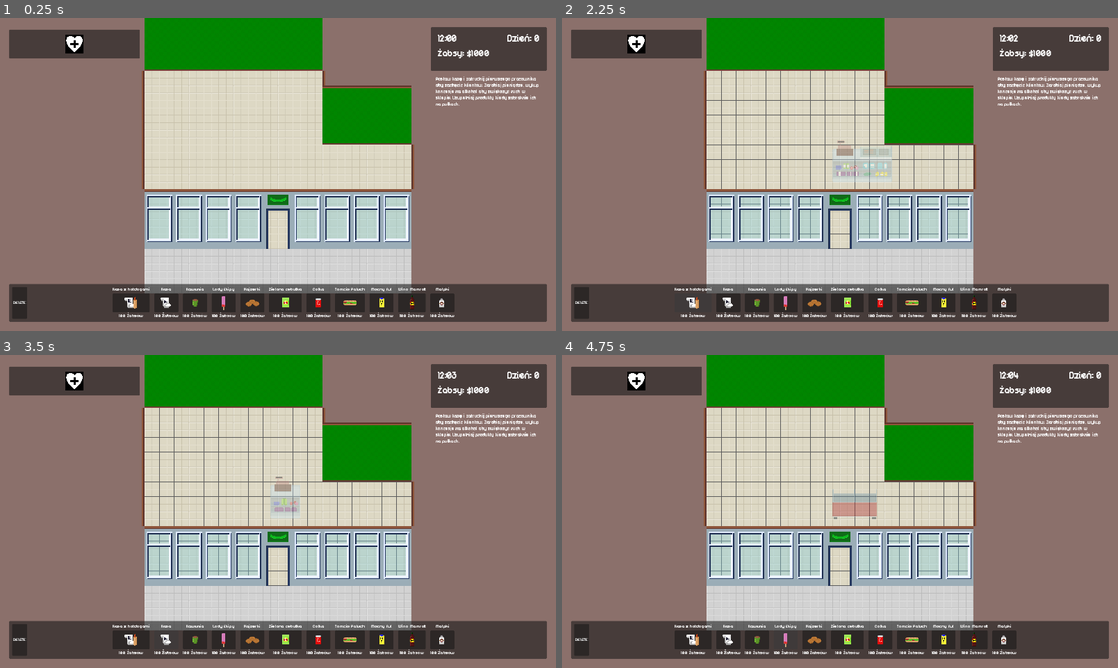
Above: before the commit, frames 1-4 (two rows, left to right).
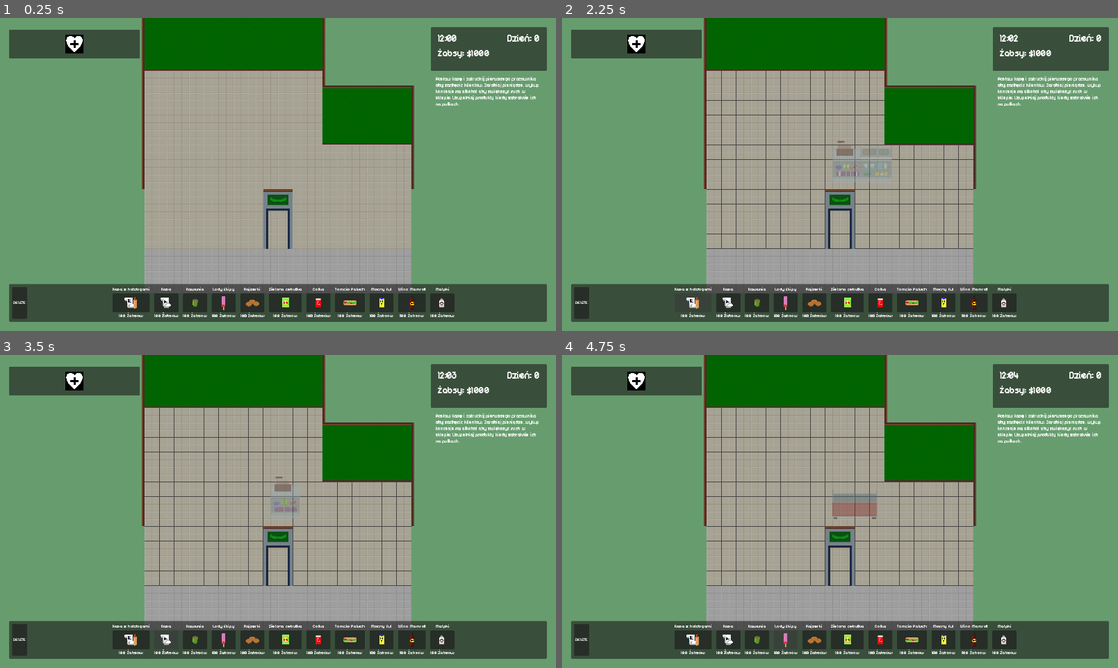
Above: after the commit, the same moments.

Repository: baransu/krakjam2024
Game: Godot game, scene res://game.tscn
The game is run twice, just before and just after one commit, with the same random seed, the same clock (stepped at 60 frames per second) and the same inputs.
Inputs (mouse positions are in pixels of both pictures, inside the frame that each line leads up to):
- Up to frame 1 (0.25 s): no input
- Up to frame 2 (2.25 s): click (634, 43) at 0.5 s; click (695, 39) at 1.25 s; click (695, 302) at 2 s
- Up to frame 3 (3.5 s): click (166, 639) at 2.75 s
- Up to frame 4 (4.75 s): click (756, 639) at 3.5 s; click (784, 639) at 4.25 s

The runs differ from the first frame. In frame 1, 83% of the frame differs, in the area x 0-100%, y 0-100%; in frame 2, 82%; in frame 3, 82%; in frame 4, 82%.

Commit message:
feat: basic lightning

Diff:
--- a/customer.gd
+++ b/customer.gd
@@ -29,6 +29,8 @@
 	change_state(State.PRODUCT)
 	find_target(target_type, false)
 	sprite.texture = textures[randi() % textures.size()]
+	var night = "#3c5f47"
+	var day = "#89d092"
 
 
 func random_product() -> void:
--- a/level.tscn
+++ b/level.tscn
@@ -1,8 +1,7 @@
-[gd_scene load_steps=15 format=3 uid="uid://smbgof2hawru"]
+[gd_scene load_steps=60 format=3 uid="uid://smbgof2hawru"]
 
 [ext_resource type="Script" path="res://builder.gd" id="1_hqa1e"]
 [ext_resource type="Texture2D" uid="uid://bvxtthfn17gpf" path="res://art/Sprite-0004.png" id="1_nqllq"]
-[ext_resource type="Texture2D" uid="uid://klvwei88mak0" path="res://art/Sprite-0005-2.png" id="2_7ut7r"]
 [ext_resource type="Texture2D" uid="uid://d0fybtfkbjbbn" path="res://art/Grupa 12.png" id="2_y4v5x"]
 [ext_resource type="Texture2D" uid="uid://bw1vcpvu5fomm" path="res://art/Sprite-0005-3.png" id="3_ql6n0"]
 [ext_resource type="Script" path="res://customer_spawn.gd" id="6_xh5gs"]
@@ -11,8 +10,139 @@
 [ext_resource type="PackedScene" uid="uid://c1vhiidpbpuyc" path="res://staff.tscn" id="9_r2drp"]
 [ext_resource type="Texture2D" uid="uid://senu8r2geirw" path="res://art/2.png" id="10_w8en8"]
 [ext_resource type="Texture2D" uid="uid://buetvheikikwj" path="res://art/1.png" id="11_wcxx2"]
+[ext_resource type="Texture2D" uid="uid://bvdmm4upy0qko" path="res://art/kenney_particle-pack/PNG (Transparent)/circle_05.png" id="12_2dc0e"]
 [ext_resource type="Texture2D" uid="uid://dggtwndc8dcal" path="res://art/Sprite-0004-2.png" id="12_a3gdg"]
 [ext_resource type="Texture2D" uid="uid://37xetqlbyp0u" path="res://art/grid.png" id="13_dyp46"]
+[ext_resource type="PackedScene" uid="uid://dvio7aaw5oatx" path="res://front_wall.tscn" id="14_mta1c"]
+
+[sub_resource type="OccluderPolygon2D" id="OccluderPolygon2D_r4jd7"]
+polygon = PackedVector2Array(32, 32, 16, 32, 16, -32, 32, -32)
+
+[sub_resource type="OccluderPolygon2D" id="OccluderPolygon2D_efon7"]
+polygon = PackedVector2Array(-16, 32, -32, 32, -32, -32, -16, -32)
+
+[sub_resource type="OccluderPolygon2D" id="OccluderPolygon2D_wrgfd"]
+polygon = PackedVector2Array(32, 32, 16, 32, 16, -32, 32, -32)
+
+[sub_resource type="OccluderPolygon2D" id="OccluderPolygon2D_obxkb"]
+polygon = PackedVector2Array(32, 32, 16, 32, 16, -32, 32, -32)
+
+[sub_resource type="OccluderPolygon2D" id="OccluderPolygon2D_ffu2c"]
+polygon = PackedVector2Array(32, 32, 16, 32, 16, -32, 32, -32)
+
+[sub_resource type="OccluderPolygon2D" id="OccluderPolygon2D_mbj15"]
+polygon = PackedVector2Array(32, 32, 16, 32, 16, -32, 32, -32)
+
+[sub_resource type="OccluderPolygon2D" id="OccluderPolygon2D_q2580"]
+polygon = PackedVector2Array(32, 32, 16, 32, 16, -32, 32, -32)
+
+[sub_resource type="OccluderPolygon2D" id="OccluderPolygon2D_tsdhy"]
+polygon = PackedVector2Array(32, 32, 16, 32, 16, -32, 32, -32)
+
+[sub_resource type="OccluderPolygon2D" id="OccluderPolygon2D_tnaik"]
+polygon = PackedVector2Array(32, 32, 16, 32, 16, -32, 32, -32)
+
+[sub_resource type="OccluderPolygon2D" id="OccluderPolygon2D_c8ffl"]
+polygon = PackedVector2Array(-16, 32, -32, 32, -32, -32, -16, -32)
+
+[sub_resource type="OccluderPolygon2D" id="OccluderPolygon2D_g8h4t"]
+polygon = PackedVector2Array(-16, 32, -32, 32, -32, -32, -16, -32)
+
+[sub_resource type="OccluderPolygon2D" id="OccluderPolygon2D_skeuo"]
+polygon = PackedVector2Array(-16, 32, -32, 32, -32, -32, -16, -32)
+
+[sub_resource type="OccluderPolygon2D" id="OccluderPolygon2D_uee2o"]
+polygon = PackedVector2Array(-16, 32, -32, 32, -32, -32, -16, -32)
+
+[sub_resource type="OccluderPolygon2D" id="OccluderPolygon2D_hbi8i"]
+polygon = PackedVector2Array(-16, 32, -32, 32, -32, -32, -16, -32)
+
+[sub_resource type="OccluderPolygon2D" id="OccluderPolygon2D_pmw6n"]
+polygon = PackedVector2Array(-16, 32, -32, 32, -32, -32, -16, -32)
+
+[sub_resource type="OccluderPolygon2D" id="OccluderPolygon2D_86y6j"]
+polygon = PackedVector2Array(-16, 32, -32, 32, -32, -32, -16, -32)
+
+[sub_resource type="OccluderPolygon2D" id="OccluderPolygon2D_d8s66"]
+polygon = PackedVector2Array(-16, 32, -32, 32, -32, -32, -16, -32)
+
+[sub_resource type="OccluderPolygon2D" id="OccluderPolygon2D_sjy2b"]
+polygon = PackedVector2Array(-16, 32, -32, 32, -32, -32, -16, -32)
+
+[sub_resource type="OccluderPolygon2D" id="OccluderPolygon2D_ns6tg"]
+polygon = PackedVector2Array(-16, 32, -32, 32, -32, -32, -16, -32)
+
+[sub_resource type="OccluderPolygon2D" id="OccluderPolygon2D_r35en"]
+polygon = PackedVector2Array(-16, 32, -32, 32, -32, -32, -16, -32)
+
+[sub_resource type="OccluderPolygon2D" id="OccluderPolygon2D_m3jyl"]
+polygon = PackedVector2Array(-16, 32, -32, 32, -32, -32, -16, -32)
+
+[sub_resource type="OccluderPolygon2D" id="OccluderPolygon2D_onxfe"]
+polygon = PackedVector2Array(-16, 32, -32, 32, -32, -32, -16, -32)
+
+[sub_resource type="OccluderPolygon2D" id="OccluderPolygon2D_aqywk"]
+polygon = PackedVector2Array(-16, 32, -32, 32, -32, -32, -16, -32)
+
+[sub_resource type="OccluderPolygon2D" id="OccluderPolygon2D_0c7at"]
+polygon = PackedVector2Array(-16, 32, -32, 32, -32, -32, -16, -32)
+
+[sub_resource type="OccluderPolygon2D" id="OccluderPolygon2D_p3qxg"]
+polygon = PackedVector2Array(-16, 32, -32, 32, -32, -32, -16, -32)
+
+[sub_resource type="OccluderPolygon2D" id="OccluderPolygon2D_0c2gy"]
+polygon = PackedVector2Array(-16, 32, -32, 32, -32, -32, -16, -32)
+
+[sub_resource type="OccluderPolygon2D" id="OccluderPolygon2D_x6d2n"]
+polygon = PackedVector2Array(-16, 32, -32, 32, -32, -32, -16, -32)
+
+[sub_resource type="OccluderPolygon2D" id="OccluderPolygon2D_wcwn3"]
+polygon = PackedVector2Array(-16, 32, -32, 32, -32, -32, -16, -32)
+
+[sub_resource type="OccluderPolygon2D" id="OccluderPolygon2D_w7wbj"]
+polygon = PackedVector2Array(-16, 32, -32, 32, -32, -32, -16, -32)
+
+[sub_resource type="OccluderPolygon2D" id="OccluderPolygon2D_a7ku6"]
+polygon = PackedVector2Array(-16, 32, -32, 32, -32, -32, -16, -32)
+
+[sub_resource type="OccluderPolygon2D" id="OccluderPolygon2D_yuguw"]
+polygon = PackedVector2Array(-16, 32, -32, 32, -32, -32, -16, -32)
+
+[sub_resource type="OccluderPolygon2D" id="OccluderPolygon2D_vqkr5"]
+polygon = PackedVector2Array(-16, 32, -32, 32, -32, -32, -16, -32)
+
+[sub_resource type="OccluderPolygon2D" id="OccluderPolygon2D_hla8d"]
+polygon = PackedVector2Array(-16, 32, -32, 32, -32, -32, -16, -32)
+
+[sub_resource type="OccluderPolygon2D" id="OccluderPolygon2D_4c66c"]
+polygon = PackedVector2Array(-16, 32, -32, 32, -32, -32, -16, -32)
+
+[sub_resource type="OccluderPolygon2D" id="OccluderPolygon2D_g1sjj"]
+polygon = PackedVector2Array(-16, 32, -32, 32, -32, -32, -16, -32)
+
+[sub_resource type="OccluderPolygon2D" id="OccluderPolygon2D_rnufk"]
+polygon = PackedVector2Array(-16, 32, -32, 32, -32, -32, -16, -32)
+
+[sub_resource type="OccluderPolygon2D" id="OccluderPolygon2D_xvmgx"]
+polygon = PackedVector2Array(-16, 32, -32, 32, -32, -32, -16, -32)
+
+[sub_resource type="OccluderPolygon2D" id="OccluderPolygon2D_dm45v"]
+polygon = PackedVector2Array(-16, 32, -32, 32, -32, -32, -16, -32)
+
+[sub_resource type="OccluderPolygon2D" id="OccluderPolygon2D_xmtvx"]
+polygon = PackedVector2Array(-16, 32, -32, 32, -32, -32, -16, -32)
+
+[sub_resource type="OccluderPolygon2D" id="OccluderPolygon2D_4u3i8"]
+polygon = PackedVector2Array(-16, 32, -32, 32, -32, -32, -16, -32)
+
+[sub_resource type="OccluderPolygon2D" id="OccluderPolygon2D_wrj5m"]
+polygon = PackedVector2Array(-16, 32, -32, 32, -32, -32, -16, -32)
+
+[sub_resource type="OccluderPolygon2D" id="OccluderPolygon2D_1w6dp"]
+polygon = PackedVector2Array(-16, 32, -32, 32, -32, -32, -16, -32)
+
+[sub_resource type="OccluderPolygon2D" id="OccluderPolygon2D_vnhup"]
+polygon = PackedVector2Array(-16, 32, -32, 32, -32, -32, -16, -32)
 
 [sub_resource type="NavigationPolygon" id="NavigationPolygon_rtm1c"]
 vertices = PackedVector2Array(-138, -118, 246, -118, 246, 310, -263, 310, -196, 394, 246, 425, 246, 502, -886, 502, -886, 425, -444, 394, -268, 322, -372, 322, -377, 310, -886, 310, -886, -438, -138, -438)
@@ -21,9 +151,15 @@
 parsed_geometry_type = 1
 source_geometry_group_name = &"navigation_polygon_source_group"
 
+[sub_resource type="OccluderPolygon2D" id="OccluderPolygon2D_ttear"]
+polygon = PackedVector2Array(64, 128, 37, 128, 37, -31, -37, -31, -37, 128, -64, 128, -64, -128, 64, -128)
+
 [node name="Level" type="Node2D"]
 y_sort_enabled = true
 script = ExtResource("1_hqa1e")
+
+[node name="CanvasModulate" type="CanvasModulate" parent="."]
+color = Color(0.752941, 0.752941, 0.752941, 1)
 
 [node name="ColorRect" type="ColorRect" parent="."]
 z_index = -20
@@ -31,7 +167,7 @@
 offset_top = -2656.0
 offset_right = 6256.0
 offset_bottom = 7344.0
-color = Color(0.545098, 0.439216, 0.419608, 1)
+color = Color(0.537255, 0.815686, 0.572549, 1)
 
 [node name="Back" type="Node2D" parent="."]
 z_index = -10
@@ -172,6 +308,343 @@
 [node name="12" type="Sprite2D" parent="Walls"]
 position = Vector2(288, 32)
 texture = ExtResource("11_wcxx2")
+
+[node name="13" type="Sprite2D" parent="Walls"]
+position = Vector2(288, -160)
+texture = ExtResource("11_wcxx2")
+
+[node name="14" type="Sprite2D" parent="Walls"]
+position = Vector2(288, -224)
+texture = ExtResource("11_wcxx2")
+
+[node name="15" type="Sprite2D" parent="Walls"]
+position = Vector2(288, -288)
+texture = ExtResource("11_wcxx2")
+
+[node name="16" type="Sprite2D" parent="Walls"]
+position = Vector2(288, -352)
+texture = ExtResource("11_wcxx2")
+
+[node name="39" type="Sprite2D" parent="Walls"]
+position = Vector2(-96, -480)
+texture = ExtResource("11_wcxx2")
+
+[node name="40" type="Sprite2D" parent="Walls"]
+position = Vector2(-96, -544)
+texture = ExtResource("11_wcxx2")
+
+[node name="41" type="Sprite2D" parent="Walls"]
+position = Vector2(-96, -608)
+texture = ExtResource("11_wcxx2")
+
+[node name="42" type="Sprite2D" parent="Walls"]
+position = Vector2(-96, -672)
+texture = ExtResource("11_wcxx2")
+
+[node name="17" type="Sprite2D" parent="Walls"]
+position = Vector2(224, -352)
+rotation = 1.5708
+texture = ExtResource("11_wcxx2")
+
+[node name="18" type="Sprite2D" parent="Walls"]
+position = Vector2(160, -352)
+rotation = 1.5708
+texture = ExtResource("11_wcxx2")
+
+[node name="19" type="Sprite2D" parent="Walls"]
+position = Vector2(96, -352)
+rotation = 1.5708
+texture = ExtResource("11_wcxx2")
+
+[node name="20" type="Sprite2D" parent="Walls"]
+position = Vector2(32, -352)
+rotation = 1.5708
+texture = ExtResource("11_wcxx2")
+
+[node name="21" type="Sprite2D" parent="Walls"]
+position = Vector2(-32, -352)
+rotation = 1.5708
+texture = ExtResource("11_wcxx2")
+
+[node name="22" type="Sprite2D" parent="Walls"]
+position = Vector2(-96, -352)
+rotation = 1.5708
+texture = ExtResource("11_wcxx2")
+
+[node name="23" type="Sprite2D" parent="Walls"]
+position = Vector2(-160, -672)
+rotation = 1.5708
+texture = ExtResource("11_wcxx2")
+
+[node name="24" type="Sprite2D" parent="Walls"]
+position = Vector2(-224, -672)
+rotation = 1.5708
+texture = ExtResource("11_wcxx2")
+
+[node name="25" type="Sprite2D" parent="Walls"]
+position = Vector2(-288, -672)
+rotation = 1.5708
+texture = ExtResource("11_wcxx2")
+
+[node name="26" type="Sprite2D" parent="Walls"]
+position = Vector2(-352, -672)
+rotation = 1.5708
+texture = ExtResource("11_wcxx2")
+
+[node name="27" type="Sprite2D" parent="Walls"]
+position = Vector2(-416, -672)
+rotation = 1.5708
+texture = ExtResource("11_wcxx2")
+
+[node name="28" type="Sprite2D" parent="Walls"]
+position = Vector2(-480, -672)
+rotation = 1.5708
+texture = ExtResource("11_wcxx2")
+
+[node name="29" type="Sprite2D" parent="Walls"]
+position = Vector2(-544, -672)
+rotation = 1.5708
+texture = ExtResource("11_wcxx2")
+
+[node name="30" type="Sprite2D" parent="Walls"]
+position = Vector2(-608, -672)
+rotation = 1.5708
+texture = ExtResource("11_wcxx2")
+
+[node name="31" type="Sprite2D" parent="Walls"]
+position = Vector2(-672, -672)
+rotation = 1.5708
+texture = ExtResource("11_wcxx2")
+
+[node name="32" type="Sprite2D" parent="Walls"]
+position = Vector2(-736, -672)
+rotation = 1.5708
+texture = ExtResource("11_wcxx2")
+
+[node name="33" type="Sprite2D" parent="Walls"]
+position = Vector2(-800, -672)
+rotation = 1.5708
+texture = ExtResource("11_wcxx2")
+
+[node name="34" type="Sprite2D" parent="Walls"]
+position = Vector2(-864, -672)
+rotation = 1.5708
+texture = ExtResource("11_wcxx2")
+
+[node name="35" type="Sprite2D" parent="Walls"]
+position = Vector2(-928, -672)
+rotation = 3.14159
+texture = ExtResource("11_wcxx2")
+
+[node name="36" type="Sprite2D" parent="Walls"]
+position = Vector2(-928, -608)
+rotation = 3.14159
+texture = ExtResource("11_wcxx2")
+
+[node name="37" type="Sprite2D" parent="Walls"]
+position = Vector2(-928, -544)
+rotation = 3.14159
+texture = ExtResource("11_wcxx2")
+
+[node name="38" type="Sprite2D" parent="Walls"]
+position = Vector2(-928, -480)
+rotation = 3.14159
+texture = ExtResource("11_wcxx2")
+
+[node name="LightOccluder2D" type="LightOccluder2D" parent="Walls"]
+position = Vector2(-928, -160)
+occluder = SubResource("OccluderPolygon2D_r4jd7")
+
+[node name="LightOccluder2D2" type="LightOccluder2D" parent="Walls"]
+position = Vector2(-928, -480)
+rotation = -3.14159
+occluder = SubResource("OccluderPolygon2D_efon7")
+
+[node name="LightOccluder2D3" type="LightOccluder2D" parent="Walls"]
+position = Vector2(-928, -96)
+occluder = SubResource("OccluderPolygon2D_wrgfd")
+
+[node name="LightOccluder2D4" type="LightOccluder2D" parent="Walls"]
+position = Vector2(-928, -32)
+occluder = SubResource("OccluderPolygon2D_obxkb")
+
+[node name="LightOccluder2D5" type="LightOccluder2D" parent="Walls"]
+position = Vector2(-928, 32)
+occluder = SubResource("OccluderPolygon2D_ffu2c")
+
+[node name="LightOccluder2D6" type="LightOccluder2D" parent="Walls"]
+position = Vector2(-928, -416)
+occluder = SubResource("OccluderPolygon2D_mbj15")
+
+[node name="LightOccluder2D7" type="LightOccluder2D" parent="Walls"]
+position = Vector2(-928, -352)
+occluder = SubResource("OccluderPolygon2D_q2580")
+
+[node name="LightOccluder2D8" type="LightOccluder2D" parent="Walls"]
+position = Vector2(-928, -288)
+occluder = SubResource("OccluderPolygon2D_tsdhy")
+
+[node name="LightOccluder2D9" type="LightOccluder2D" parent="Walls"]
+position = Vector2(-928, -224)
+occluder = SubResource("OccluderPolygon2D_tnaik")
+
+[node name="LightOccluder2D10" type="LightOccluder2D" parent="Walls"]
+position = Vector2(-96, -416)
+occluder = SubResource("OccluderPolygon2D_c8ffl")
+
+[node name="LightOccluder2D11" type="LightOccluder2D" parent="Walls"]
+position = Vector2(288, -96)
+occluder = SubResource("OccluderPolygon2D_g8h4t")
+
+[node name="LightOccluder2D12" type="LightOccluder2D" parent="Walls"]
+position = Vector2(288, -32)
+occluder = SubResource("OccluderPolygon2D_skeuo")
+
+[node name="LightOccluder2D13" type="LightOccluder2D" parent="Walls"]
+position = Vector2(288, 32)
+occluder = SubResource("OccluderPolygon2D_uee2o")
+
+[node name="LightOccluder2D14" type="LightOccluder2D" parent="Walls"]
+position = Vector2(288, -160)
+occluder = SubResource("OccluderPolygon2D_hbi8i")
+
+[node name="LightOccluder2D15" type="LightOccluder2D" parent="Walls"]
+position = Vector2(288, -224)
+occluder = SubResource("OccluderPolygon2D_pmw6n")
+
+[node name="LightOccluder2D16" type="LightOccluder2D" parent="Walls"]
+position = Vector2(288, -288)
+occluder = SubResource("OccluderPolygon2D_86y6j")
+
+[node name="LightOccluder2D17" type="LightOccluder2D" parent="Walls"]
+position = Vector2(288, -352)
+occluder = SubResource("OccluderPolygon2D_d8s66")
+
+[node name="LightOccluder2D18" type="LightOccluder2D" parent="Walls"]
+position = Vector2(224, -352)
+rotation = 1.5708
+occluder = SubResource("OccluderPolygon2D_sjy2b")
+
+[node name="LightOccluder2D19" type="LightOccluder2D" parent="Walls"]
+position = Vector2(160, -352)
+rotation = 1.5708
+occluder = SubResource("OccluderPolygon2D_ns6tg")
+
+[node name="LightOccluder2D20" type="LightOccluder2D" parent="Walls"]
+position = Vector2(96, -352)
+rotation = 1.5708
+occluder = SubResource("OccluderPolygon2D_r35en")
+
+[node name="LightOccluder2D21" type="LightOccluder2D" parent="Walls"]
+position = Vector2(32, -352)
+rotation = 1.5708
+occluder = SubResource("OccluderPolygon2D_m3jyl")
+
+[node name="LightOccluder2D22" type="LightOccluder2D" parent="Walls"]
+position = Vector2(-32, -352)
+rotation = 1.5708
+occluder = SubResource("OccluderPolygon2D_onxfe")
+
+[node name="LightOccluder2D23" type="LightOccluder2D" parent="Walls"]
+position = Vector2(-96, -352)
+rotation = 1.5708
+occluder = SubResource("OccluderPolygon2D_aqywk")
+
+[node name="LightOccluder2D24" type="LightOccluder2D" parent="Walls"]
+position = Vector2(-160, -672)
+rotation = 1.5708
+occluder = SubResource("OccluderPolygon2D_0c7at")
+
+[node name="LightOccluder2D25" type="LightOccluder2D" parent="Walls"]
+position = Vector2(-224, -672)
+rotation = 1.5708
+occluder = SubResource("OccluderPolygon2D_p3qxg")
+
+[node name="LightOccluder2D26" type="LightOccluder2D" parent="Walls"]
+position = Vector2(-288, -672)
+rotation = 1.5708
+occluder = SubResource("OccluderPolygon2D_0c2gy")
+
+[node name="LightOccluder2D27" type="LightOccluder2D" parent="Walls"]
+position = Vector2(-352, -672)
+rotation = 1.5708
+occluder = SubResource("OccluderPolygon2D_x6d2n")
+
+[node name="LightOccluder2D28" type="LightOccluder2D" parent="Walls"]
+position = Vector2(-416, -672)
+rotation = 1.5708
+occluder = SubResource("OccluderPolygon2D_wcwn3")
+
+[node name="LightOccluder2D29" type="LightOccluder2D" parent="Walls"]
+position = Vector2(-480, -672)
+rotation = 1.5708
+occluder = SubResource("OccluderPolygon2D_w7wbj")
+
+[node name="LightOccluder2D30" type="LightOccluder2D" parent="Walls"]
+position = Vector2(-544, -672)
+rotation = 1.5708
+occluder = SubResource("OccluderPolygon2D_a7ku6")
+
+[node name="LightOccluder2D31" type="LightOccluder2D" parent="Walls"]
+position = Vector2(-608, -672)
+rotation = 1.5708
+occluder = SubResource("OccluderPolygon2D_yuguw")
+
+[node name="LightOccluder2D32" type="LightOccluder2D" parent="Walls"]
+position = Vector2(-672, -672)
+rotation = 1.5708
+occluder = SubResource("OccluderPolygon2D_vqkr5")
+
+[node name="LightOccluder2D33" type="LightOccluder2D" parent="Walls"]
+position = Vector2(-736, -672)
+rotation = 1.5708
+occluder = SubResource("OccluderPolygon2D_hla8d")
+
+[node name="LightOccluder2D34" type="LightOccluder2D" parent="Walls"]
+position = Vector2(-800, -672)
+rotation = 1.5708
+occluder = SubResource("OccluderPolygon2D_4c66c")
+
+[node name="LightOccluder2D35" type="LightOccluder2D" parent="Walls"]
+position = Vector2(-864, -672)
+rotation = 1.5708
+occluder = SubResource("OccluderPolygon2D_g1sjj")
+
+[node name="LightOccluder2D36" type="LightOccluder2D" parent="Walls"]
+position = Vector2(-928, -672)
+rotation = -3.14159
+occluder = SubResource("OccluderPolygon2D_rnufk")
+
+[node name="LightOccluder2D37" type="LightOccluder2D" parent="Walls"]
+position = Vector2(-928, -608)
+rotation = -3.14159
+occluder = SubResource("OccluderPolygon2D_xvmgx")
+
+[node name="LightOccluder2D38" type="LightOccluder2D" parent="Walls"]
+position = Vector2(-928, -544)
+rotation = -3.14159
+occluder = SubResource("OccluderPolygon2D_dm45v")
+
+[node name="LightOccluder2D39" type="LightOccluder2D" parent="Walls"]
+position = Vector2(-928, -480)
+rotation = -3.14159
+occluder = SubResource("OccluderPolygon2D_xmtvx")
+
+[node name="LightOccluder2D40" type="LightOccluder2D" parent="Walls"]
+position = Vector2(-96, -480)
+occluder = SubResource("OccluderPolygon2D_4u3i8")
+
+[node name="LightOccluder2D41" type="LightOccluder2D" parent="Walls"]
+position = Vector2(-96, -544)
+occluder = SubResource("OccluderPolygon2D_wrj5m")
+
+[node name="LightOccluder2D42" type="LightOccluder2D" parent="Walls"]
+position = Vector2(-96, -608)
+occluder = SubResource("OccluderPolygon2D_1w6dp")
+
+[node name="LightOccluder2D43" type="LightOccluder2D" parent="Walls"]
+position = Vector2(-96, -672)
+occluder = SubResource("OccluderPolygon2D_vnhup")
 
 [node name="Floor" type="Node2D" parent="."]
 z_index = -5
@@ -2143,38 +2616,100 @@
 [node name="Front" type="Node2D" parent="."]
 position = Vector2(0, 320)
 
-[node name="Sprite-0005-2" type="Sprite2D" parent="Front"]
-position = Vector2(-512, -128)
-texture = ExtResource("2_7ut7r")
-
 [node name="Sprite-0005-3" type="Sprite2D" parent="Front"]
-position = Vector2(-384, -128)
-texture = ExtResource("2_7ut7r")
-
-[node name="Sprite-0005-4" type="Sprite2D" parent="Front"]
-position = Vector2(-256, -128)
-texture = ExtResource("2_7ut7r")
-
-[node name="Sprite-0005-5" type="Sprite2D" parent="Front"]
-position = Vector2(-128, -128)
-texture = ExtResource("2_7ut7r")
-
-[node name="Sprite-0005-6" type="Sprite2D" parent="Front"]
-position = Vector2(128, -128)
-texture = ExtResource("2_7ut7r")
-
-[node name="Sprite-0005-7" type="Sprite2D" parent="Front"]
-position = Vector2(256, -128)
-texture = ExtResource("2_7ut7r")
-
-[node name="Sprite-0005-8" type="Sprite2D" parent="Front"]
-position = Vector2(384, -128)
-texture = ExtResource("2_7ut7r")
-
-[node name="Sprite-0005-9" type="Sprite2D" parent="Front"]
-position = Vector2(512, -128)
-texture = ExtResource("2_7ut7r")
-
-[node name="Sprite-0005-10" type="Sprite2D" parent="Front"]
 position = Vector2(0, -128)
 texture = ExtResource("3_ql6n0")
+
+[node name="FrontWall" parent="Front" instance=ExtResource("14_mta1c")]
+
+[node name="FrontWall2" parent="Front" instance=ExtResource("14_mta1c")]
+position = Vector2(-384, -128)
+
+[node name="FrontWall3" parent="Front" instance=ExtResource("14_mta1c")]
+position = Vector2(-256, -128)
+
+[node name="FrontWall4" parent="Front" instance=ExtResource("14_mta1c")]
+position = Vector2(-128, -128)
+
+[node name="FrontWall5" parent="Front" instance=ExtResource("14_mta1c")]
+position = Vector2(128, -128)
+
+[node name="FrontWall6" parent="Front" instance=ExtResource("14_mta1c")]
+position = Vector2(256, -128)
+
+[node name="FrontWall7" parent="Front" instance=ExtResource("14_mta1c")]
+position = Vector2(384, -128)
+
+[node name="FrontWall8" parent="Front" instance=ExtResource("14_mta1c")]
+position = Vector2(512, -128)
+
+[node name="LightOccluder2D" type="LightOccluder2D" parent="Front"]
+position = Vector2(0, -128)
+occluder = SubResource("OccluderPolygon2D_ttear")
+
+[node name="Lights" type="Node2D" parent="."]
+
+[node name="PointLight2D" type="PointLight2D" parent="Lights"]
+position = Vector2(-448, 64)
+scale = Vector2(2.9312, 2.9312)
+color = Color(0.537255, 0.537255, 0.537255, 0.533333)
+energy = 0.4
+shadow_enabled = true
+texture = ExtResource("12_2dc0e")
+
+[node name="PointLight2D7" type="PointLight2D" parent="Lights"]
+position = Vector2(0.00012207, 128)
+scale = Vector2(2.9312, 2.9312)
+color = Color(0.537255, 0.537255, 0.537255, 0.533333)
+shadow_enabled = true
+texture = ExtResource("12_2dc0e")
+height = 100.0
+
+[node name="PointLight2D5" type="PointLight2D" parent="Lights"]
+position = Vector2(-192, -672)
+scale = Vector2(2.9312, 2.9312)
+color = Color(0.537255, 0.537255, 0.537255, 0.533333)
+energy = 0.6
+shadow_enabled = true
+texture = ExtResource("12_2dc0e")
+texture_scale = 2.5
+
+[node name="PointLight2D8" type="PointLight2D" parent="Lights"]
+position = Vector2(448, -320)
+scale = Vector2(2.9312, 2.9312)
+color = Color(0.537255, 0.537255, 0.537255, 0.533333)
+energy = 0.6
+shadow_enabled = true
+texture = ExtResource("12_2dc0e")
+
+[node name="PointLight2D2" type="PointLight2D" parent="Lights"]
+position = Vector2(-192, 64)
+scale = Vector2(2.9312, 2.9312)
+color = Color(0.537255, 0.537255, 0.537255, 0.533333)
+energy = 0.4
+shadow_enabled = true
+texture = ExtResource("12_2dc0e")
+
+[node name="PointLight2D3" type="PointLight2D" parent="Lights"]
+position = Vector2(192, 64)
+scale = Vector2(2.9312, 2.9312)
+color = Color(0.537255, 0.537255, 0.537255, 0.533333)
+energy = 0.4
+shadow_enabled = true
+texture = ExtResource("12_2dc0e")
+
+[node name="PointLight2D6" type="PointLight2D" parent="Lights"]
+position = Vector2(-2.1684e-19, 160)
+scale = Vector2(2.9312, 2.9312)
+color = Color(0.537255, 0.537255, 0.537255, 0.533333)
+energy = 0.4
+shadow_enabled = true
+texture = ExtResource("12_2dc0e")
+
+[node name="PointLight2D4" type="PointLight2D" parent="Lights"]
+position = Vector2(448, 64)
+scale = Vector2(2.9312, 2.9312)
+color = Color(0.537255, 0.537255, 0.537255, 0.533333)
+energy = 0.4
+shadow_enabled = true
+texture = ExtResource("12_2dc0e")
